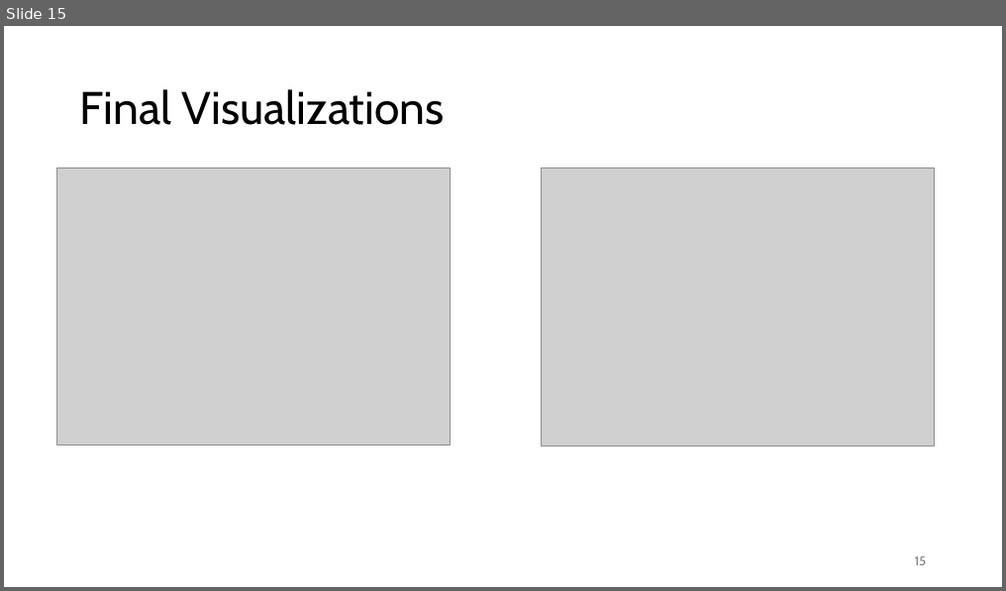
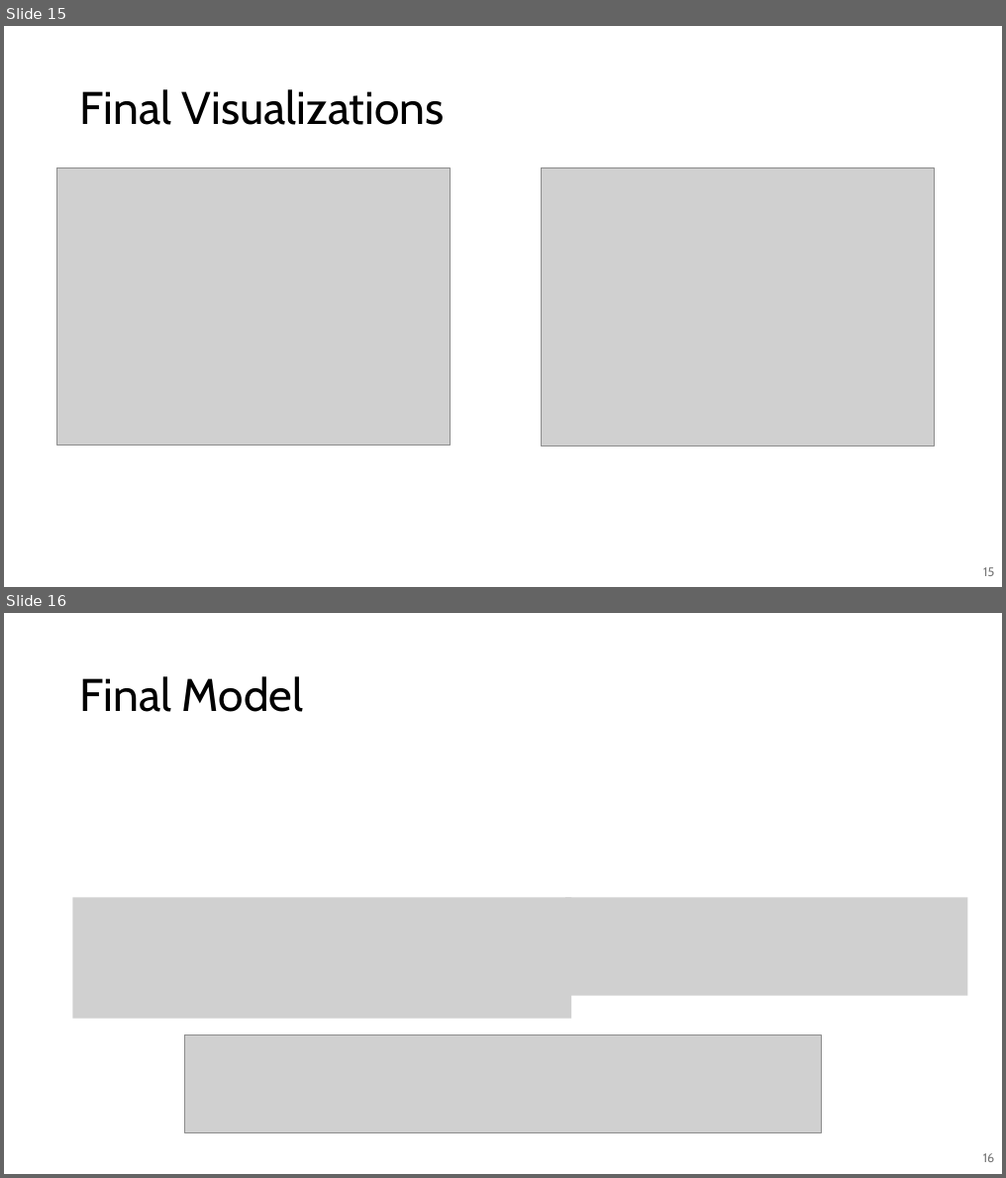
Before and after one commit to emmyregal/Soccer-Computer-Vision, a slide deck: Sport Presetation.pptx. Shown one above the other, each under a label of ours: slide 15 before the commit, slides 15 and 16 after it. The pictures are 1006x591 and 1006x1178 pixels, drawn with LibreOffice and Linux fonts; fonts in the diff are those of the drawing; grey boxes stand for pictures. Boxes give left, top, right and bottom in pixels: in the first picture for what was removed or moved away, otherwise in the second. Text is boxed around its words. In the diff, an @@ line names an element or a change of style, - is before the commit and + after.

```diff
--- a/Sport Presetation.pptx
+++ b/Sport Presetation.pptx
@@ slide 16 added at (4,613,1002,1174), background #FFFFFF @@
@@ title added at (80,676,304,712), 44 pt, text #000000 @@
+Final Model
@@ picture added at (73,897,572,1019) @@
@@ picture added at (565,897,968,995) @@
@@ picture added at (185,1035,822,1134) @@
@@ page number added at (983,1154,995,1162), 12 pt, text #797979 @@
+16
@@ slide 15 changed as well @@
@@ page number: place and size @@
-page number at (915,557,926,566)
+page number at (983,568,994,576)
```
Also in this commit, not shown: 4 other slides changed, 10 other slides added, 8 slides removed, 1 other file.
